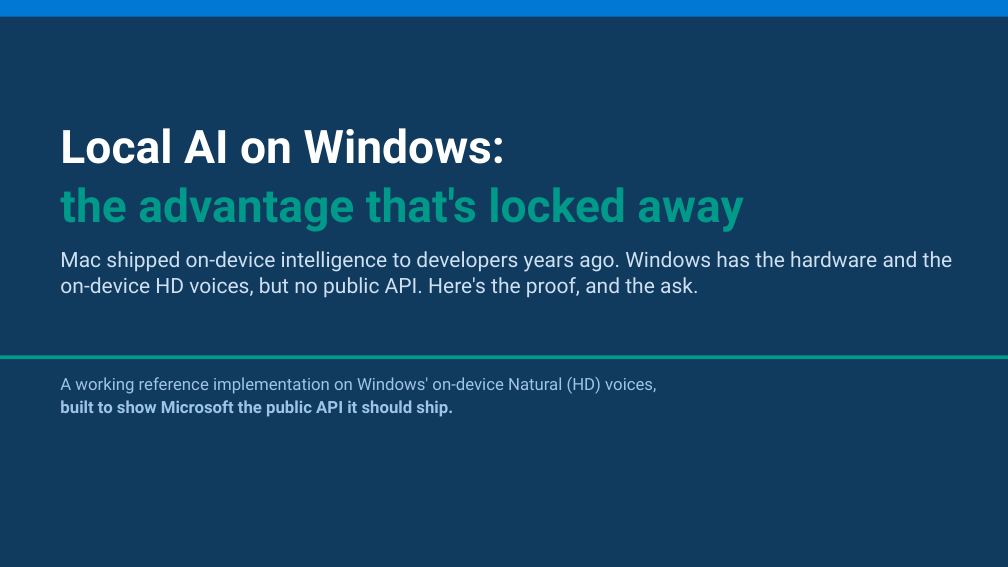
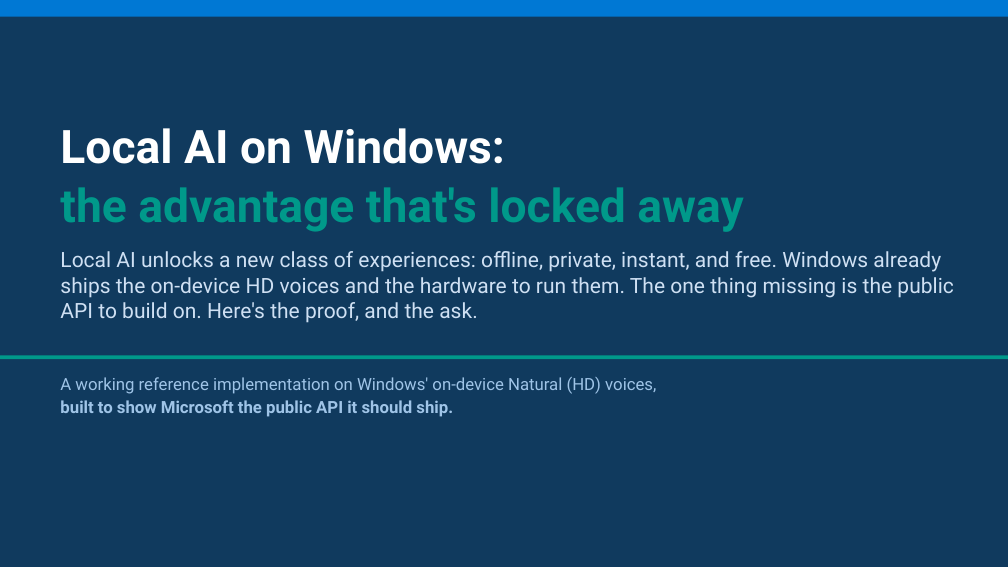
Before and after one commit to aclinick/claros, a slide deck: slide 1 of docs/pitch/live-voiceover.pptx. Drawn at 1008x567 pixels with LibreOffice and Linux fonts; fonts in the diff are those of the drawing. Boxes give left, top, right and bottom in pixels: in the first picture for what was removed or moved away, otherwise in the second. Text is boxed around its words. In the diff, an @@ line names an element or a change of style, - is before the commit and + after.

```diff
--- a/docs/pitch/live-voiceover.pptx
+++ b/docs/pitch/live-voiceover.pptx
@@ text at (60,251,953,323): text changed @@
-Mac shipped on-device intelligence to developers years ago. Windows has the hardware and the on-device HD voices, but no public API. Here's the proof, and the ask.
+Local AI unlocks a new class of experiences: offline, private, instant, and free. Windows already ships the on-device HD voices and the hardware to run them. The one thing missing is the public API to build on. Here's the proof, and the ask.
```
Also in this commit, not shown: 1 other slide changed, 2 other files.
